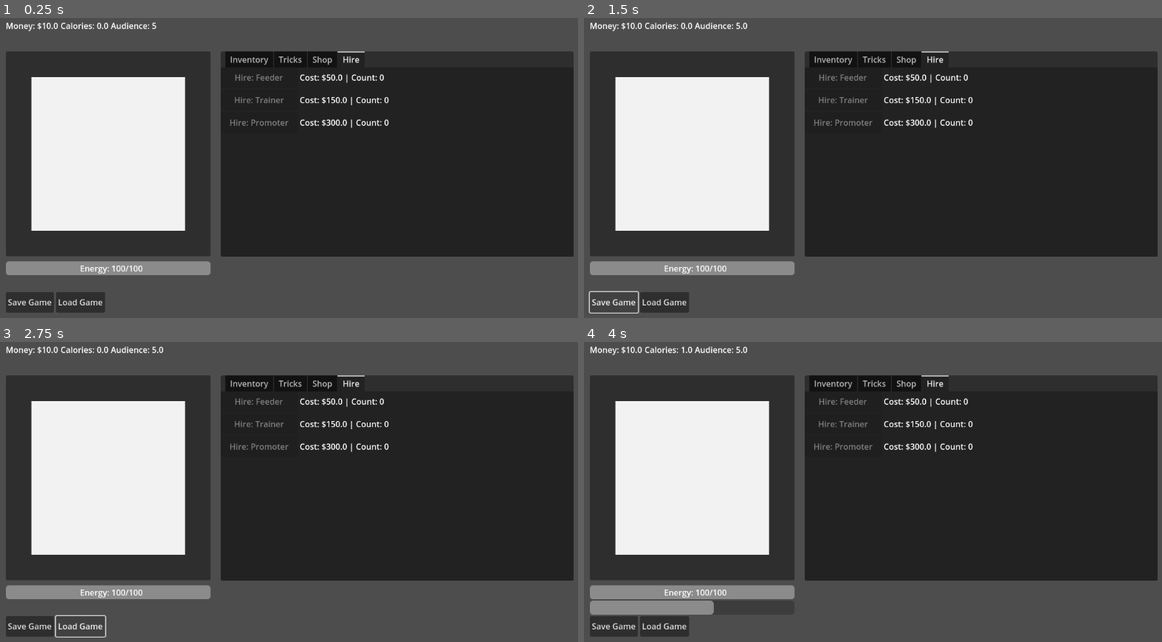
Above: before the commit, frames 1-4 (two rows, left to right).
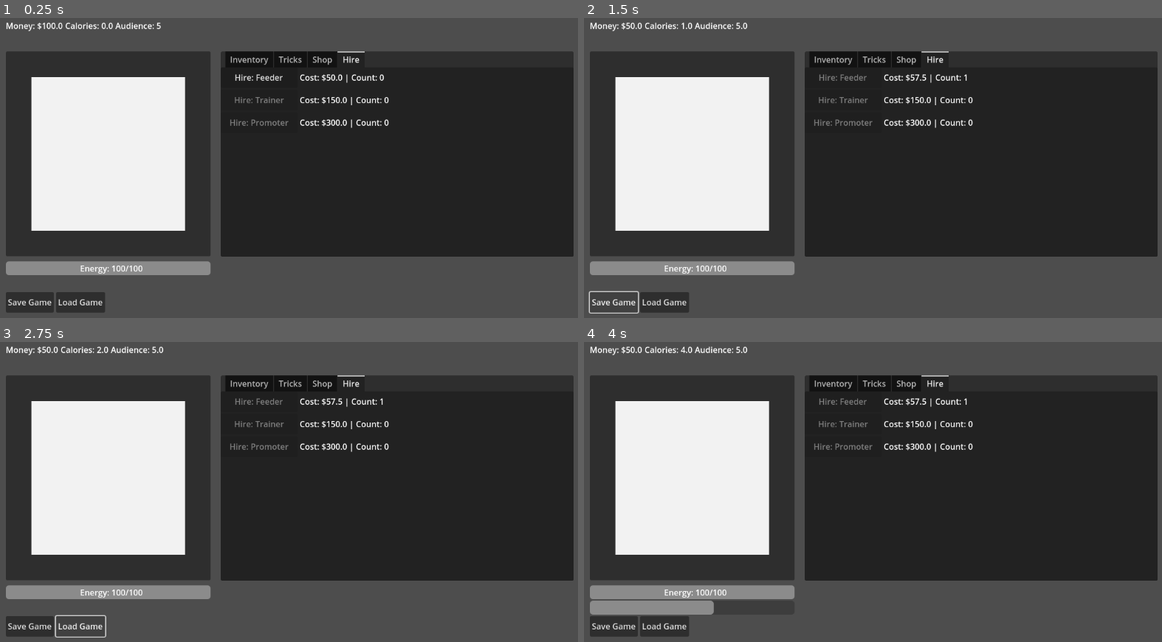
Above: after the commit, the same moments.

Repository: fuorak/CharliesBigCircus
Game: Godot game, scene res://IdleGame.tscn
Two runs of this game, one before a commit and one after it. Both use one fixed random seed, a clock stepped at 60 frames per second and the inputs below.
Inputs (mouse positions are in pixels of both pictures, inside the frame that each line leads up to):
- Up to frame 1 (0.25 s): no input
- Up to frame 2 (1.5 s): click (844, 78) at 0.5 s, where only the run after the commit has a clickable "Hire: Feeder"; click "Save Game" at 1.25 s
- Up to frame 3 (2.75 s): click "Load Game" at 2 s
- Up to frame 4 (4 s): move the mouse to (1005, 474) at 2.77 s; click (1005, 474) at 2.92 s; tap Enter at 3.5 s; move the mouse to (757, 507) at 3.52 s; click (757, 507) at 3.67 s

The runs differ from the first frame. In frame 1, 0.3% of the frame differs, in the area x 8-49%, y 1-21%; in frame 2, less than 0.1%; in frame 3, less than 0.1%; in frame 4, less than 0.1%.

Commit message:
added special item functionality to charlie's big circus

Diff:
--- a/node.gd
+++ b/node.gd
@@ -1,7 +1,7 @@
 extends Node
 
 # Player Resources
-var money = 10.0  # Start with a small amount to buy first food
+var money = 100.0  # Start with a small amount to buy first food
 var calories = 0.0
 var audience_size = 5  # Start with a small audience
 
@@ -20,29 +20,36 @@
 		"name": "Basic Cat Food",
 		"count": 0,
 		"calories": 1.0,
-		"cost": 0.0,
+		"cost": 0,
 		"description": "Basic cat food. Free but not very nutritious."
 	},
 	"dog_food": {
 		"name": "Dog Food",
 		"count": 0,
 		"calories": 2.0,
-		"cost": 1.0,
+		"cost": 1,
 		"description": "Charlie loves dog food! Gives more calories than basic food."
 	},
 	"tuna": {
 		"name": "Tuna",
 		"count": 0,
 		"calories": 5.0,
-		"cost": 3.0,
+		"cost": 3,
 		"description": "Fancy salmon bits. Very nutritious!"
 	},
 	"salmon": {
 		"name": "Salmon",
 		"count": 0,
 		"calories": 10.0,
-		"cost": 7.0,
+		"cost": 7,
 		"description": "The finest cat cuisine. Extremely calorie-rich."
+	},
+	"door": {
+		"name": "A Door",
+		"count": 0,
+		"calories": 5000.0,
+		"cost": 346,
+		"description": "Charlie! You can't eat a door!"
 	}
 }
 
@@ -52,42 +59,53 @@
 		"name": "Sit",
 		"unlocked": true,  # Start with this trick
 		"calorie_cost": 1.0,
-		"energy_cost": 10.0,
+		"energy_cost": 1.0,
 		"duration": 1.0,  # Seconds to perform
-		"money_reward": 1.0,
+		"money_reward": 2.0,
 		"audience_gain": 0.01,
 		"description": "Charlie sits on command. Basic but cute!"
+	},
+	"beg": {
+		"name": "Beg",
+		"unlocked": false,
+		"unlock_cost": 10,
+		"calorie_cost": 2.0,
+		"energy_cost": 1.0,
+		"duration": 2.0,
+		"money_reward": 4.0,
+		"audience_gain": 0.05,
+		"description": "Charlie sits up, and paws at what he wants. A classic."
 	},
 	"roll_over": {
 		"name": "Roll Over",
 		"unlocked": false,
-		"unlock_cost": 25.0,
+		"unlock_cost": 25,
 		"calorie_cost": 3.0,
-		"energy_cost": 20.0,
+		"energy_cost": 2.0,
 		"duration": 3.0,
-		"money_reward": 3.0,
+		"money_reward": 8.0,
 		"audience_gain": 0.03,
 		"description": "Charlie rolls over. Adorable!"
 	},
 	"jump": {
 		"name": "Jump Through Hoop",
 		"unlocked": false,
-		"unlock_cost": 100.0,
+		"unlock_cost": 100,
 		"calorie_cost": 8.0,
-		"energy_cost": 30.0,
+		"energy_cost": 3.0,
 		"duration": 4.0,
-		"money_reward": 10.0,
+		"money_reward": 20.0,
 		"audience_gain": 0.07,
 		"description": "Charlie jumps through a small hoop. Impressive!"
 	},
 	"balance": {
 		"name": "Balance Act",
 		"unlocked": false,
-		"unlock_cost": 500.0,
+		"unlock_cost": 500,
 		"calorie_cost": 15.0,
-		"energy_cost": 50.0,
+		"energy_cost": 5.0,
 		"duration": 6.0,
-		"money_reward": 25.0,
+		"money_reward": 50.0,
 		"audience_gain": .15,
 		"description": "Charlie balances on a ball. The crowd goes wild!"
 	}
@@ -120,8 +138,18 @@
 	}
 }
 
-# Special Items (we'll implement these later)
-var special_items = {}
+# Special Items
+var special_items = {
+	"food_bowl": {
+		"name": "Fancy Food Bowl",
+		"count": 0,
+		"current_cost": 100,
+		"base_cost": 100.0,
+		"scale": 12,
+		"description": "Makes Charlie eat twice as fast! (Stacks with multiple bowls)",
+		"effect": "half_eating_time"
+	}
+}
 
 # Current selected food
 var selected_food = "cat_food"
@@ -231,6 +259,13 @@
 func initialize_inventory_tab():
 	var inventory_container = tab_container.get_node("Inventory/ScrollContainer/VBoxContainer")
 
+	# Add Food section label
+	var food_label = Label.new()
+	food_label.text = "--- FOOD ---"
+	food_label.horizontal_alignment = HORIZONTAL_ALIGNMENT_CENTER
+	food_label.add_theme_color_override("font_color", Color(0.2, 0.6, 1.0))
+	inventory_container.add_child(food_label)
+
 	# Create buttons for each food type
 	for food_id in food_inventory:
 		var food = food_inventory[food_id]
@@ -246,6 +281,37 @@
 		label.text = "Count: " + str(food["count"]) + " | Calories: " + str(food["calories"])
 
 		hbox.add_child(button)
+		hbox.add_child(label)
+		inventory_container.add_child(hbox)
+
+	# Add a spacer
+	var spacer = Control.new()
+	spacer.custom_minimum_size = Vector2(0, 20)
+	inventory_container.add_child(spacer)
+
+	# Add Items section label
+	var items_label = Label.new()
+	items_label.text = "--- ITEMS ---"
+	items_label.horizontal_alignment = HORIZONTAL_ALIGNMENT_CENTER
+	items_label.add_theme_color_override("font_color", Color(0.2, 0.6, 1.0))
+	inventory_container.add_child(items_label)
+
+	# Create entries for special items
+	for item_id in special_items:
+		var item = special_items[item_id]
+
+		var hbox = HBoxContainer.new()
+		var label = Label.new()
+
+		# Format text with count and description
+		var item_text = item["name"] + " (x" + str(item["count"]) + ")"
+		label.text = item_text + " | " + item["description"]
+
+		# Add some left padding for better readability
+		var padding = Control.new()
+		padding.custom_minimum_size = Vector2(10, 0)
+		hbox.add_child(padding)
+
 		hbox.add_child(label)
 		inventory_container.add_child(hbox)
 
@@ -281,6 +347,13 @@
 func initialize_shop_tab():
 	var shop_container = tab_container.get_node("Shop/ScrollContainer/VBoxContainer")
 
+	# Add Food section label
+	var food_label = Label.new()
+	food_label.text = "--- FOOD ---"
+	food_label.horizontal_alignment = HORIZONTAL_ALIGNMENT_CENTER
+	food_label.add_theme_color_override("font_color", Color(0.2, 0.6, 1.0))
+	shop_container.add_child(food_label)
+
 	# Create purchase buttons for each food type
 	for food_id in food_inventory:
 		var food = food_inventory[food_id]
@@ -300,6 +373,36 @@
 			hbox.add_child(label)
 			shop_container.add_child(hbox)
 
+	# Add a spacer
+	var spacer = Control.new()
+	spacer.custom_minimum_size = Vector2(0, 20)
+	shop_container.add_child(spacer)
+
+	# Add Items section label
+	var items_label = Label.new()
+	items_label.text = "--- ITEMS ---"
+	items_label.horizontal_alignment = HORIZONTAL_ALIGNMENT_CENTER
+	items_label.add_theme_color_override("font_color", Color(0.2, 0.6, 1.0))
+	shop_container.add_child(items_label)
+
+	# Create purchase buttons for special items
+	for item_id in special_items:
+		var item = special_items[item_id]
+
+		var hbox = HBoxContainer.new()
+		var button = Button.new()
+		var label = Label.new()
+
+		button.text = "Buy: " + item["name"]
+		button.pressed.connect(func(): buy_special_item(item_id))
+		button.custom_minimum_size = Vector2(150, 40)
+
+		label.text = "Cost: $" + str(item["current_cost"]) + " | " + item["description"]
+
+		hbox.add_child(button)
+		hbox.add_child(label)
+		shop_container.add_child(hbox)
+
 func initialize_hire_tab():
 	var hire_container = tab_container.get_node("Hire/ScrollContainer/VBoxContainer")
 
@@ -324,9 +427,13 @@
 func update_inventory_tab():
 	var inventory_container = tab_container.get_node("Inventory/ScrollContainer/VBoxContainer")
 
+	# Skip the section headers (indexes 0, 2, and 4)
+	var food_start_idx = 1
+	var food_count = food_inventory.size()
+
 	# Update each food item display
-	for i in range(inventory_container.get_child_count()):
-		var hbox = inventory_container.get_child(i)
+	for i in range(food_count):
+		var hbox = inventory_container.get_child(food_start_idx + i)
 		var button = hbox.get_child(0)
 		var label = hbox.get_child(1)
 		var food_id = food_inventory.keys()[i]
@@ -342,6 +449,19 @@
 			button.add_theme_color_override("font_color", Color(1, 0.8, 0.2))
 		else:
 			button.remove_theme_color_override("font_color")
+
+	# Update special items (after the food section, section header, and spacer)
+	var items_start_idx = food_start_idx + food_count + 2
+
+	for i in range(special_items.size()):
+		var hbox = inventory_container.get_child(items_start_idx + i)
+		var label = hbox.get_child(1) # index 0 is now the padding
+		var item_id = special_items.keys()[i]
+		var item = special_items[item_id]
+
+		# Update label text
+		var item_text = item["name"] + " (x" + str(item["count"]) + ")"
+		label.text = item_text + " | " + item["description"]
 
 func update_tricks_tab():
 	var tricks_container = tab_container.get_node("Tricks/ScrollContainer/VBoxContainer")
@@ -365,22 +485,53 @@
 func update_shop_tab():
 	var shop_container = tab_container.get_node("Shop/ScrollContainer/VBoxContainer")
 
-	# Update each shop item
-	for i in range(shop_container.get_child_count()):
-		var hbox = shop_container.get_child(i)
+	# Calculate starting indices for each section
+	var food_section_label_idx = 0
+	var purchasable_foods = []
+	for food_id in food_inventory:
+		if food_inventory[food_id]["cost"] > 0:
+			purchasable_foods.append(food_id)
+
+	# Update food items
+	for i in range(purchasable_foods.size()):
+		var hbox = shop_container.get_child(food_section_label_idx + 1 + i)
 		var button = hbox.get_child(0)
-
-		# Get the corresponding food ID (adjusted for only showing purchasable foods)
-		var purchasable_foods = []
-		for food_id in food_inventory:
-			if food_inventory[food_id]["cost"] > 0:
-				purchasable_foods.append(food_id)
-
 		var food_id = purchasable_foods[i]
-		var food = food_inventory[food_id]
 
 		# Disable button if not enough money
-		button.disabled = money < food["cost"]
+		button.disabled = money < food_inventory[food_id]["cost"]
+
+	# Calculate items section start (after food section, spacer, and section header)
+	var items_section_start = food_section_label_idx + 1 + purchasable_foods.size() + 2
+
+	# Update items
+	for i in range(special_items.size()):
+		var hbox = shop_container.get_child(items_section_start + i)
+		var button = hbox.get_child(0)
+		var label = hbox.get_child(1)
+		var item_id = special_items.keys()[i]
+
+		label.text = "Cost: $" + str(special_items[item_id]["current_cost"]) + " | " + special_items[item_id]["description"]
+
+		# Disable button if not enough money
+		button.disabled = money < special_items[item_id]["current_cost"]
+
+func buy_special_item(item_id):
+	var item = special_items[item_id]
+
+	if money >= item["current_cost"]:
+		money -= item["current_cost"]
+		item["count"] += 1
+
+		item["current_cost"] = item["current_cost"] * item["scale"]
+
+		# Show feedback
+		$UI/CharlieFeedback.text = "Bought " + item["name"] + "!"
+		$UI/CharlieFeedback.visible = true
+		await get_tree().create_timer(1.0).timeout
+		$UI/CharlieFeedback.visible = false
+
+		update_ui()
 
 func update_hire_tab():
 	var hire_container = tab_container.get_node("Hire/ScrollContainer/VBoxContainer")
@@ -471,8 +622,19 @@
 	var food = food_inventory[selected_food]
 
 	if selected_food == "cat_food" or food["count"] > 0:
+		# Determine eating duration - scales with number of food bowls
+		var eating_duration = 0.5  # Default eating time
+		var bowl_count = special_items["food_bowl"]["count"]
+
+		if bowl_count > 0:
+			# Each bowl halves the eating time: 0.5, 0.25, 0.125, etc.
+			eating_duration = eating_duration / pow(2, bowl_count)
+
+			# Set a minimum eating time to prevent it from becoming too small
+			eating_duration = max(eating_duration, 0.05)
+
 		# Start the eating action - if it returns false, an action is already in progress
-		if not start_action("eating", 0.5):  # Eating takes 0.5 seconds
+		if not start_action("eating", eating_duration):
 			return
 
 		# Apply the effects immediately
@@ -662,6 +824,7 @@
 		"food_inventory": food_inventory,
 		"tricks": tricks,
 		"employees": employees,
+		"special_items": special_items,
 		"selected_food": selected_food,
 		# Don't save action state since it will reset on load anyway
 	}
@@ -687,6 +850,11 @@
 			food_inventory = save_data["food_inventory"]
 			tricks = save_data["tricks"]
 			employees = save_data["employees"]
+
+			# Load special items if they exist in the save file
+			if "special_items" in save_data:
+				special_items = save_data["special_items"]
+
 			selected_food = save_data["selected_food"]
 
 			# Reset action state
